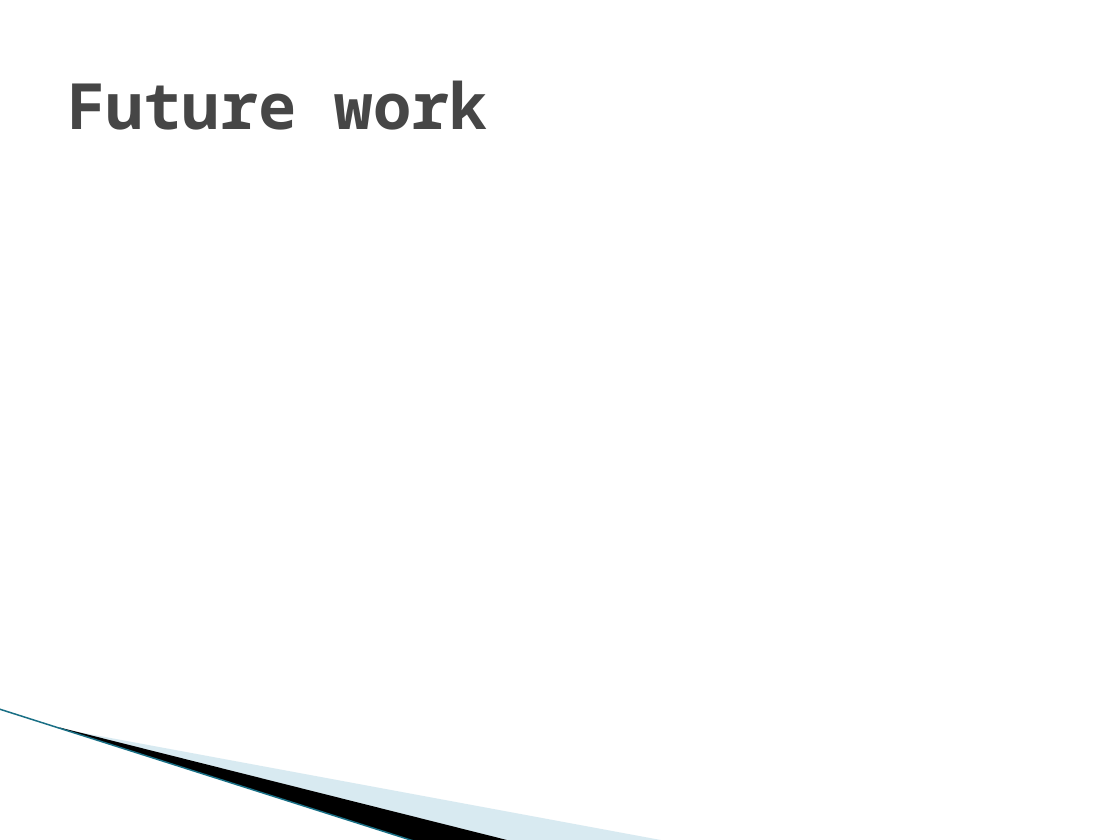
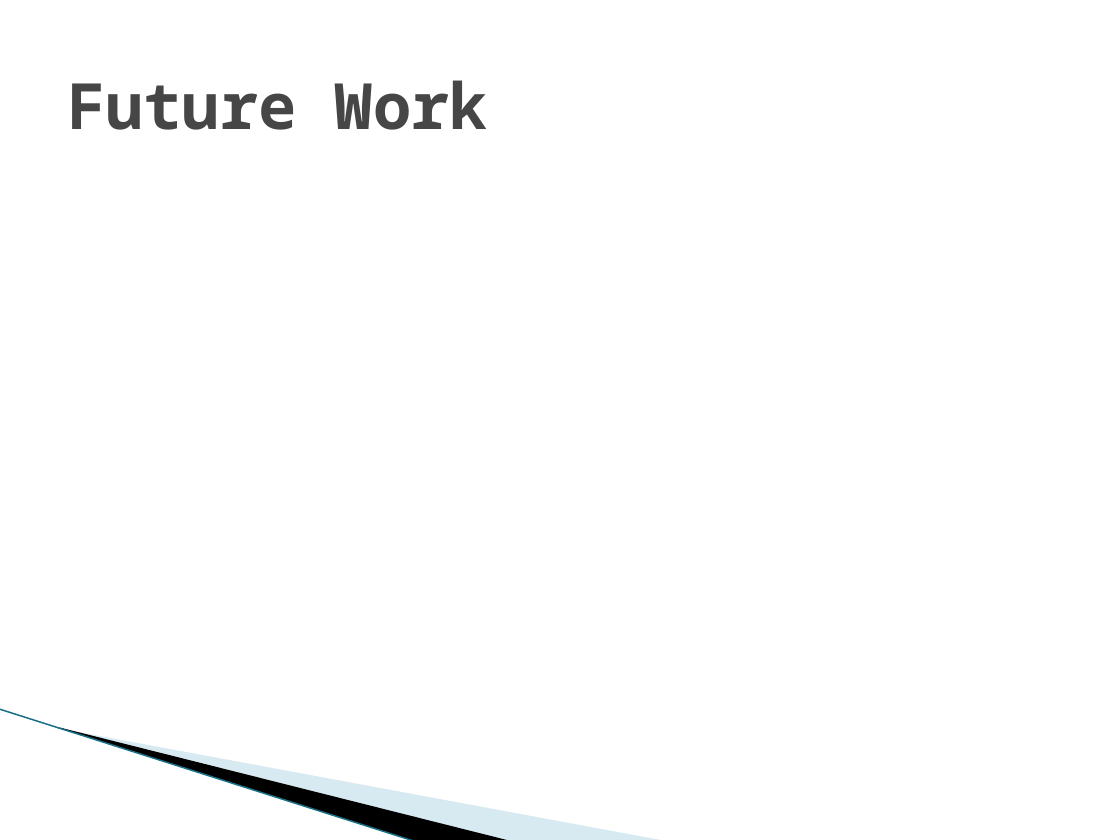
Before and after one commit to vfasburg/cse_825, a slide deck: slide 16 of Project/Final_Project_Presentation_Fasburg_Reiff_Thomas.pptx. Drawn at 1120x840 pixels with LibreOffice and Linux fonts; fonts in the diff are those of the drawing; background and template pictures are left out. Boxes give left, top, right and bottom in pixels: in the first picture for what was removed or moved away, otherwise in the second. Text is boxed around its words. In the diff, an @@ line names an element or a change of style, - is before the commit and + after.

```diff
--- a/Project/Final_Project_Presentation_Fasburg_Reiff_Thomas.pptx
+++ b/Project/Final_Project_Presentation_Fasburg_Reiff_Thomas.pptx
@@ title at <box>67,80,488,130</box>: text changed @@
-Future work
+Future Work
```
Also in this commit, not shown: 11 other slides changed, 3 slides added, 2 slides removed.
